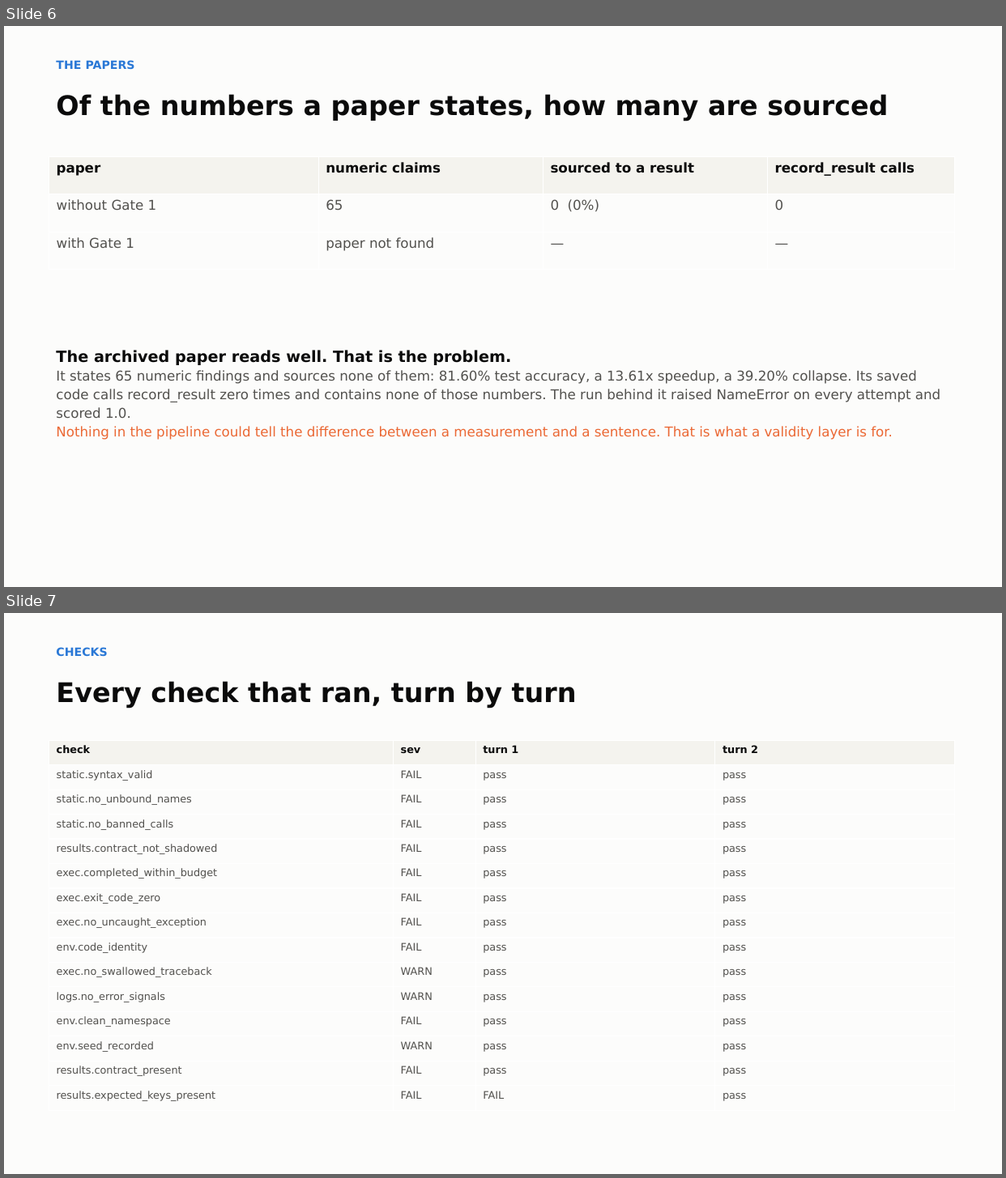
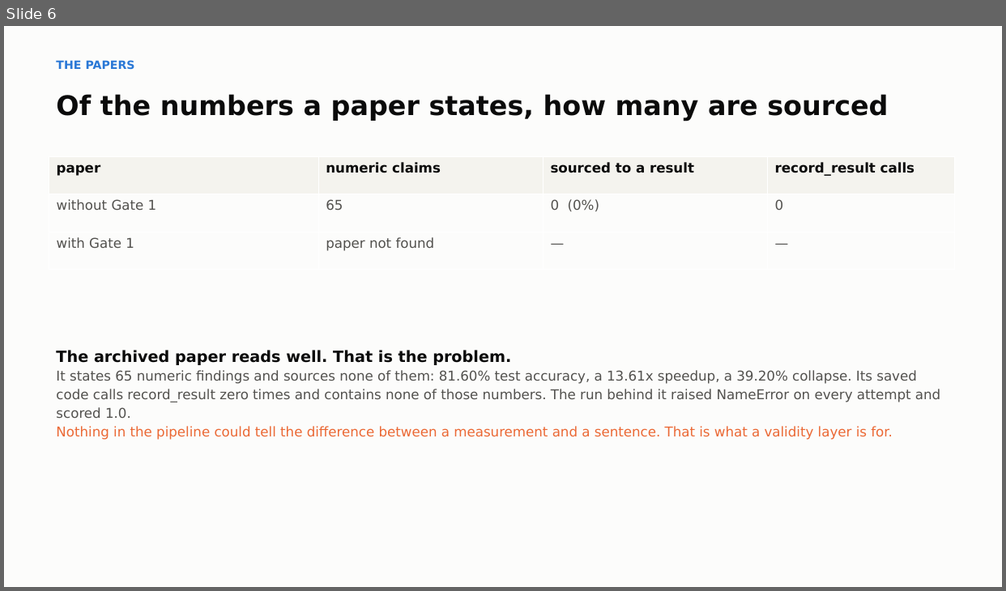
Before and after one commit to bananatruck/gates, a slide deck: reports/GATE1_DECK.pptx. Shown one above the other, each under a label of ours: slides 6 and 7 before the commit, slide 6 after it. The pictures are 1006x1178 and 1006x591 pixels, drawn with LibreOffice and Linux fonts; fonts in the diff are those of the drawing. Boxes give left, top, right and bottom in pixels: in the first picture for what was removed or moved away, otherwise in the second. Text is boxed around its words. In the diff, an @@ line names an element or a change of style, - is before the commit and + after.

```diff
--- a/reports/GATE1_DECK.pptx
+++ b/reports/GATE1_DECK.pptx
@@ slide 7 removed at [4, 613, 1002, 1174], background #FCFCFB @@
@@ text removed at [56, 647, 107, 656] @@
-CHECKS
@@ text removed at [56, 681, 577, 708] @@
-Every check that ran, turn by turn
@@ table removed at [49, 740, 955, 1111], 15 rows, 4 columns @@
-check | sev | turn 1 | turn 2
-static.syntax_valid | FAIL | pass | pass
-static.no_unbound_names | FAIL | pass | pass
-static.no_banned_calls | FAIL | pass | pass
-results.contract_not_shadowed | FAIL | pass | pass
-exec.completed_within_budget | FAIL | pass | pass
-exec.exit_code_zero | FAIL | pass | pass
-exec.no_uncaught_exception | FAIL | pass | pass
-env.code_identity | FAIL | pass | pass
-exec.no_swallowed_traceback | WARN | pass | pass
-logs.no_error_signals | WARN | pass | pass
-env.clean_namespace | FAIL | pass | pass
-env.seed_recorded | WARN | pass | pass
-results.contract_present | FAIL | pass | pass
-results.expected_keys_present | FAIL | FAIL | pass
```
Also in this commit, not shown: 5 slides changed, 3 slides added, 12 other slides removed, 6 other files.
